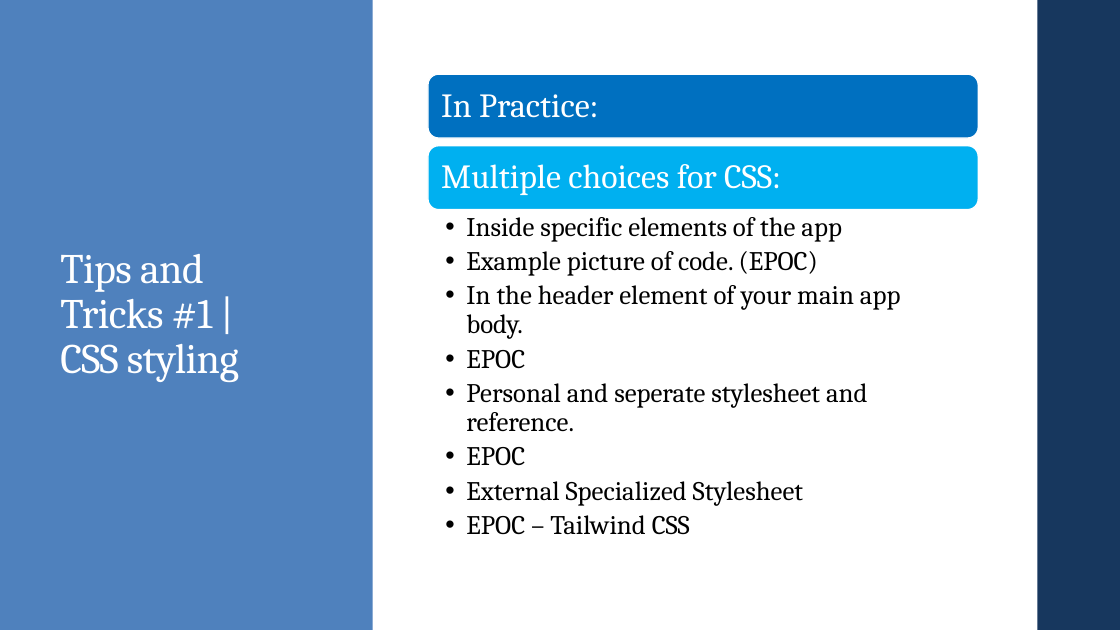
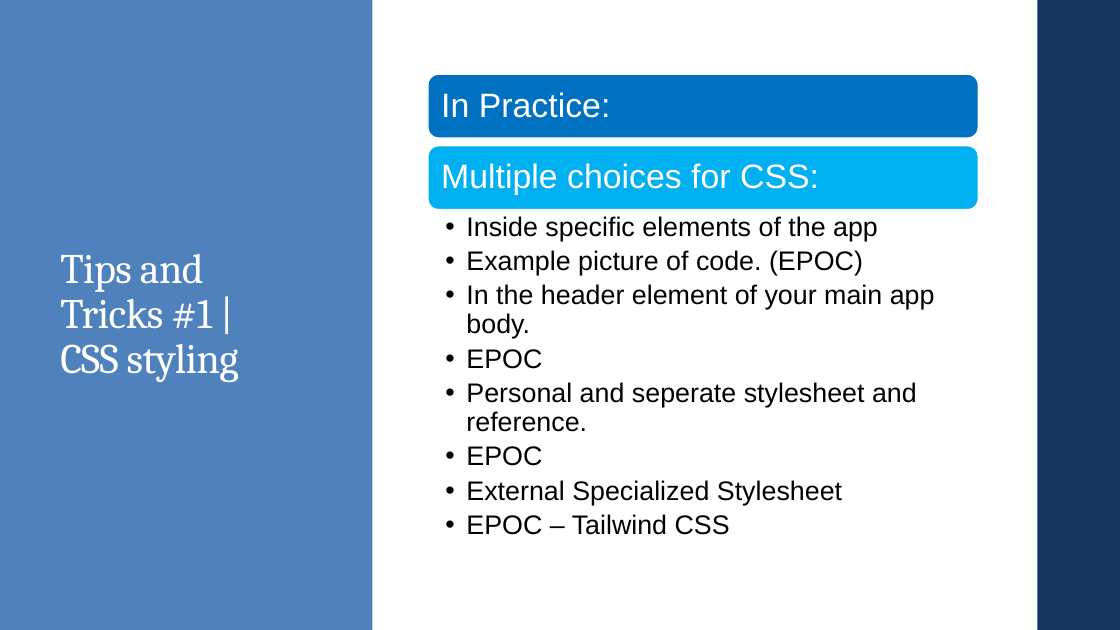
Before and after one commit to bmetenko/RShinyAppStore, a slide deck: slide 6 of Presentation/2019_08_15_RShinyPresentation.pptx (slide 5 before the commit). Drawn at 1120x630 pixels with LibreOffice and Linux fonts; fonts in the diff are those of the drawing. Boxes give left, top, right and bottom in pixels: in the first picture for what was removed or moved away, otherwise in the second. Text is boxed around its words. In the diff, an @@ line names an element or a change of style, - is before the commit and + after.

```diff
--- a/Presentation/2019_08_15_RShinyPresentation.pptx
+++ b/Presentation/2019_08_15_RShinyPresentation.pptx
@@ font Cambria to Arial in 3 elements at [441, 92, 611, 118], [441, 163, 819, 195], [466, 216, 935, 535] @@
```
Also in this commit, not shown: 3 other slides changed, 4 slides added, 3 other files.
